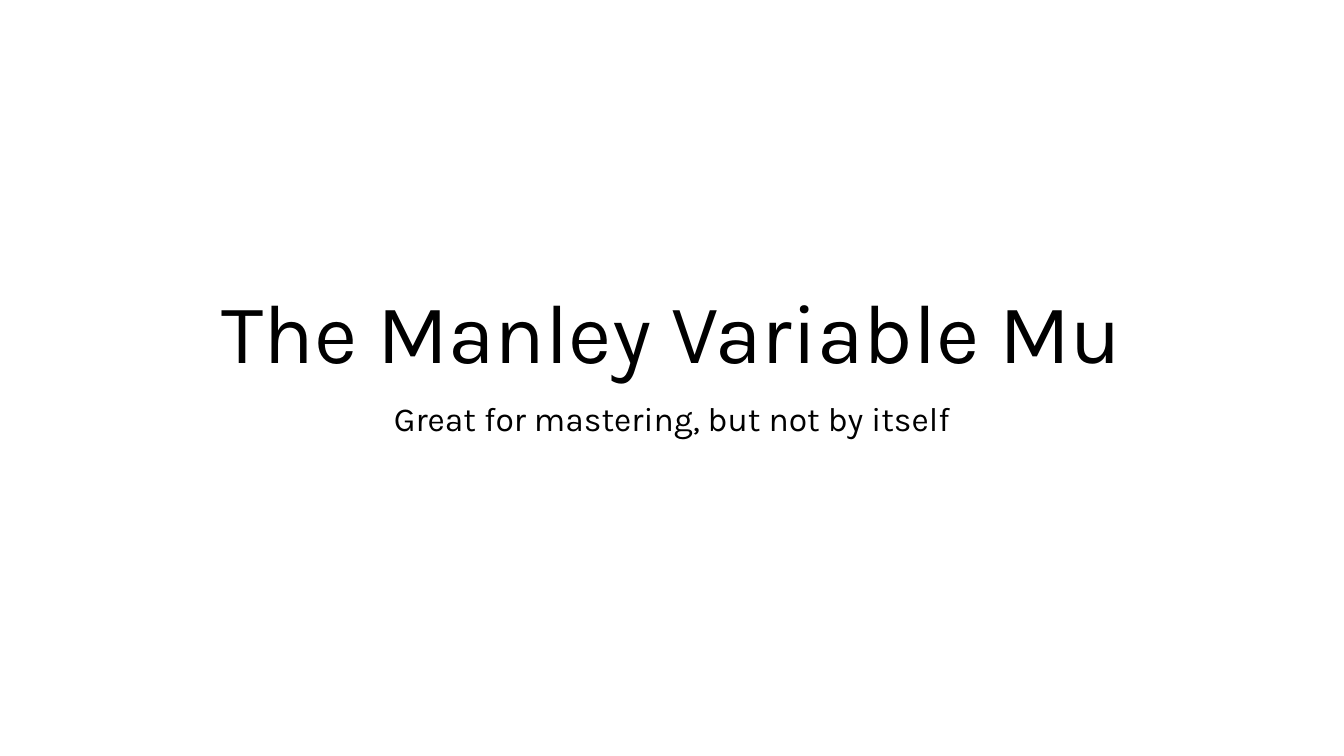
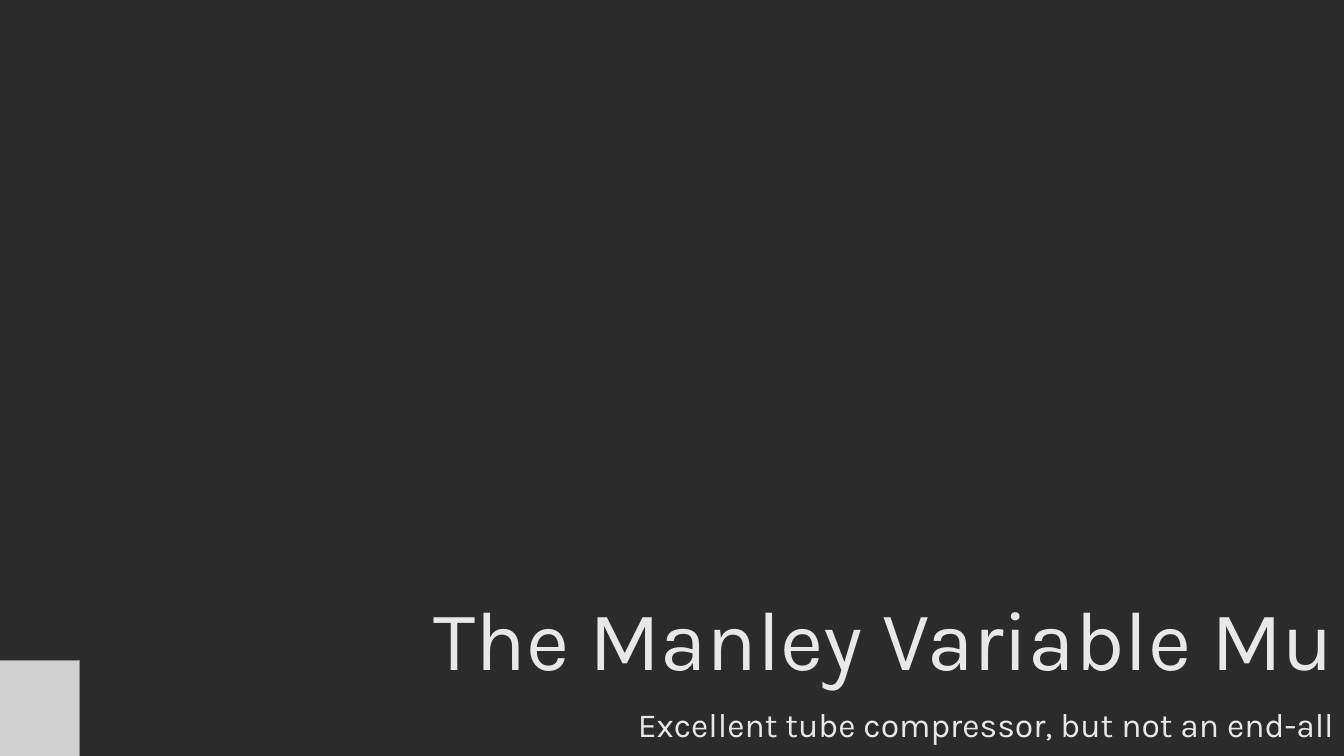
Before and after one commit to GWSchramm/Vari-Mu-Paper, a slide deck: slide 1 of The Manley Variable Mu.pptx. Drawn at 1344x756 pixels with LibreOffice and Linux fonts; fonts in the diff are those of the drawing; grey boxes stand for pictures; background and template pictures are left out; a plain dark background stands for a picture behind light text. Boxes give left, top, right and bottom in pixels: in the first picture for what was removed or moved away, otherwise in the second. Text is boxed around its words. In the diff, an @@ line names an element or a change of style, - is before the commit and + after.

```diff
--- a/The Manley Variable Mu.pptx
+++ b/The Manley Variable Mu.pptx
@@ background #FFFFFF to picture (left out) @@
@@ title "The Manley Variable Mu": place and size @@
-title "The Manley Variable Mu" at [222,305,1122,383]
+title "The Manley Variable Mu" at [433,612,1333,690]
@@ title "The Manley Variable Mu" at [433,612,1333,690]: text colour #000000 to #E8E8E8; alignment centre to right @@
@@ picture added at [0,660,80,756] @@
@@ subtitle at [638,714,1333,745]: text changed; text colour #000000 to #E8E8E8 @@
-Great for mastering, but not by itself
+Excellent tube compressor, but not an end-all
```
Also in this commit, not shown: 1 other slide changed, 11 slides added, 4 other files.
